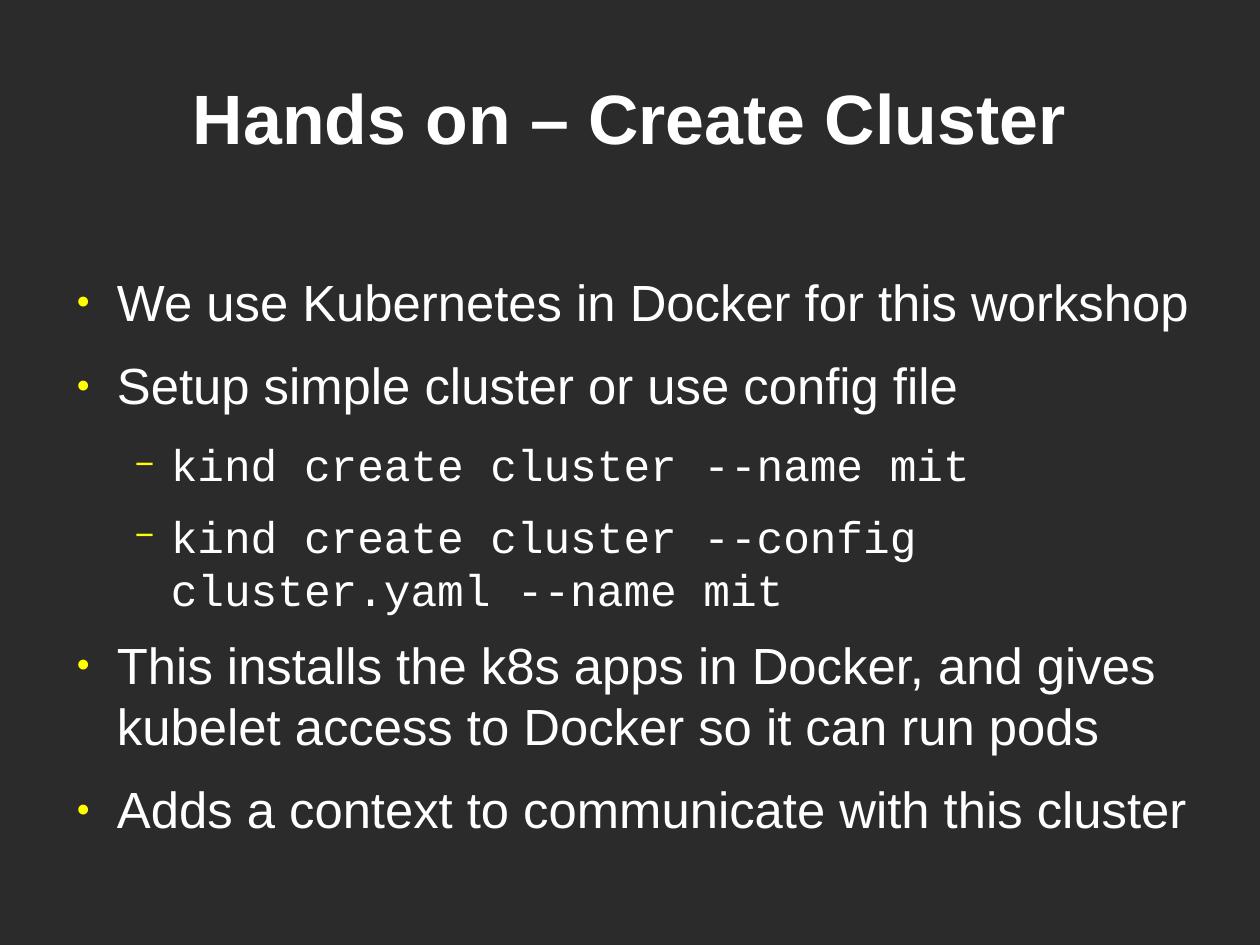
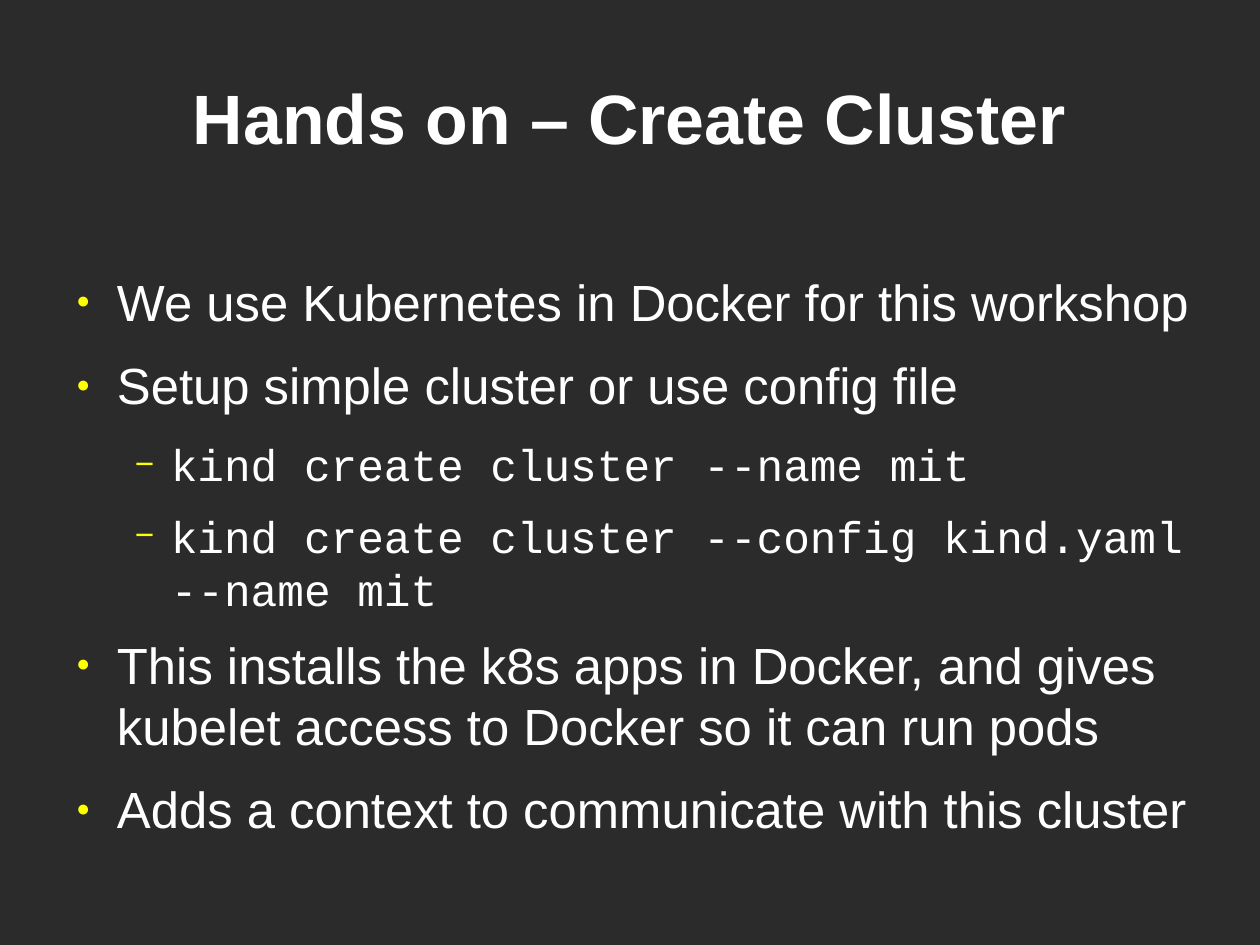
Before and after one commit to showmethehello/mit-k8s-talk, a slide deck: slide 7 of k8s.odp. Drawn at 1260x945 pixels with LibreOffice and Linux fonts; fonts in the diff are those of the drawing; background and template pictures are left out; a plain dark background stands for a picture behind light text. Boxes give left, top, right and bottom in pixels: in the first picture for what was removed or moved away, otherwise in the second. Text is boxed around its words. In the diff, an @@ line names an element or a change of style, - is before the commit and + after.

```diff
--- a/k8s.odp
+++ b/k8s.odp
@@ text at <box>171,521,1183,607</box>: text changed @@
-  − kind create cluster --config cluster.yaml --name mit
+  − kind create cluster --config kind.yaml --name mit
```
Also in this commit, not shown: 5 other slides changed, 1 slide added, 3 other files.
